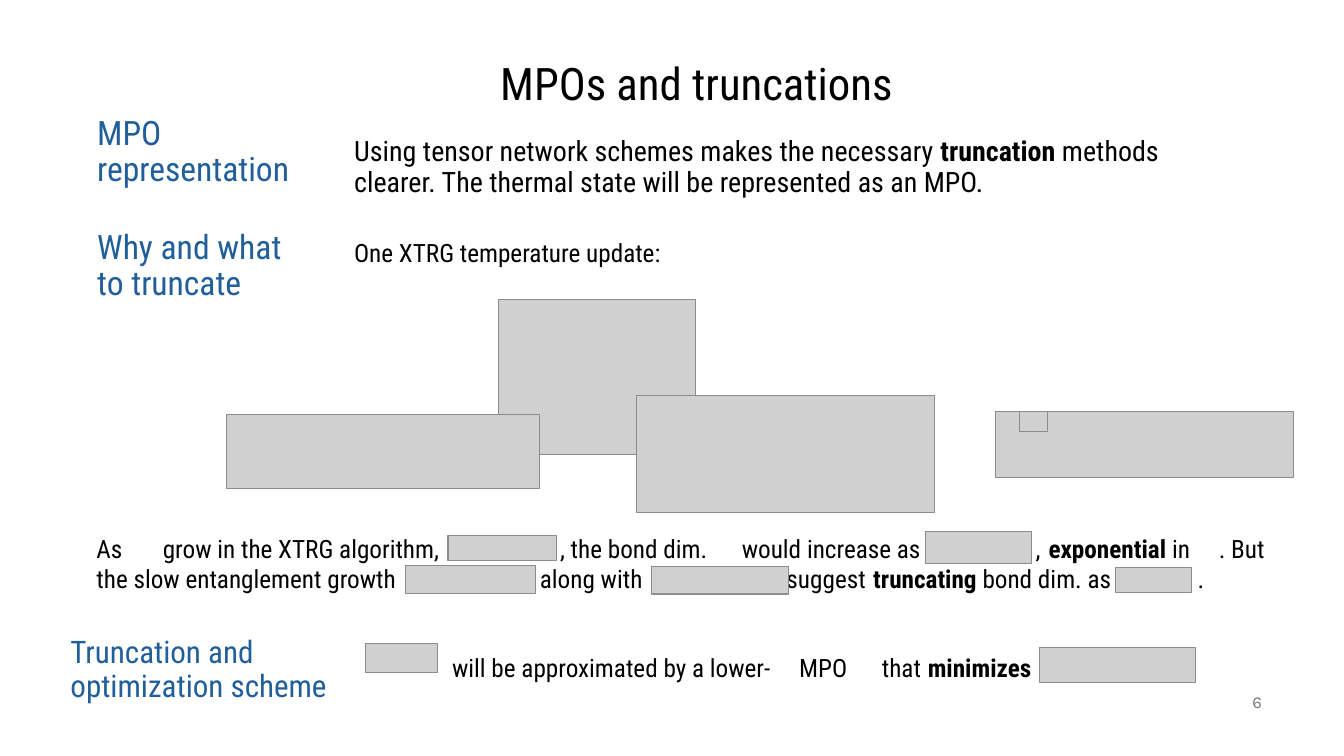
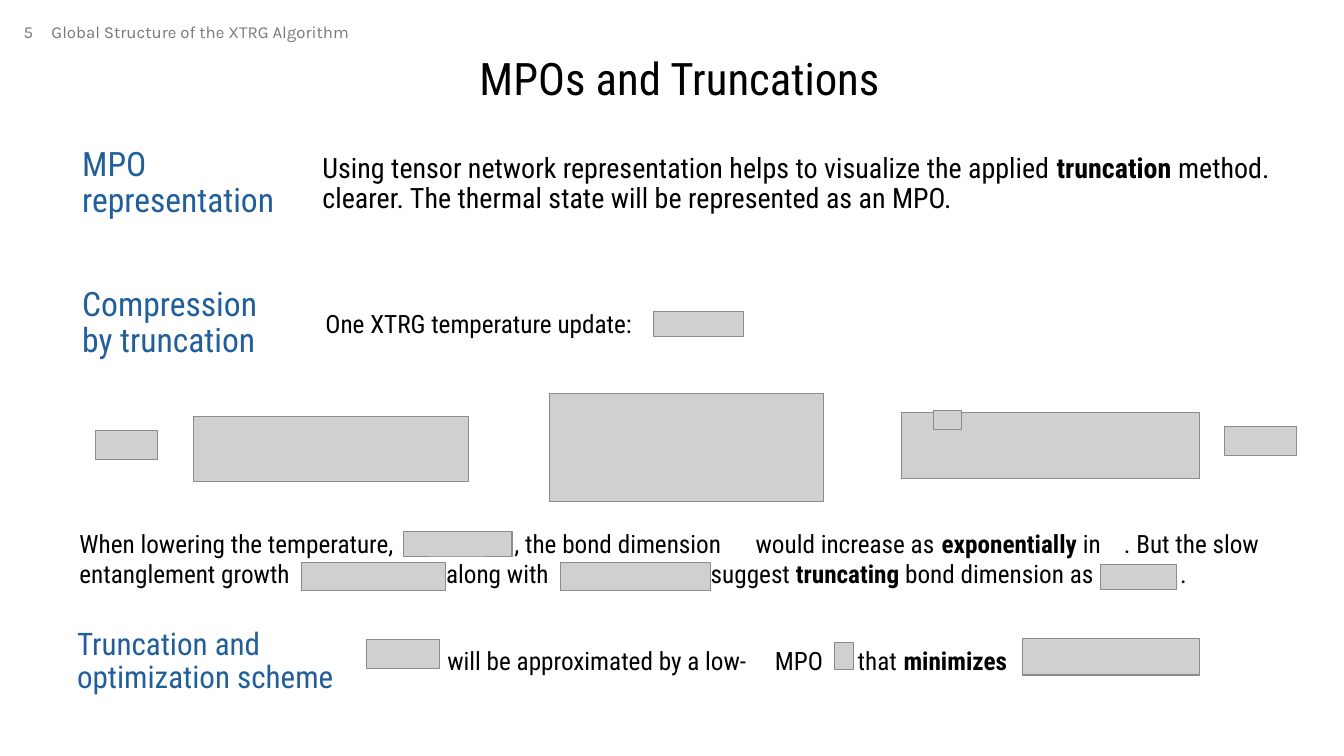
Before and after one commit to MrHighsenberg/XTRG-Algorithm, a slide deck: slide 5 of presentation/Term_Project_XTRG_Presentation.pptx (slide 6 before the commit). Drawn at 1344x756 pixels with LibreOffice and Linux fonts; fonts in the diff are those of the drawing; grey boxes stand for pictures; background and template pictures are left out. Boxes give left, top, right and bottom in pixels: in the first picture for what was removed or moved away, otherwise in the second. Text is boxed around its words. In the diff, an @@ line names an element or a change of style, - is before the commit and + after.

```diff
--- a/presentation/Term_Project_XTRG_Presentation.pptx
+++ b/presentation/Term_Project_XTRG_Presentation.pptx
@@ page number added at (x1=24, y1=27, x2=33, y2=38), 12 pt, text #797979 @@
+5
@@ text added at (x1=51, y1=26, x2=349, y2=42), 12 pt, text #797979 @@
+Global Structure of the XTRG Algorithm
@@ text at (x1=479, y1=61, x2=879, y2=96): text changed @@
-MPOs and truncations
+MPOs and Truncations
@@ text "MPO representation" moved from (x1=97, y1=121, x2=289, y2=188) to (x1=82, y1=152, x2=274, y2=219) @@
@@ text at (x1=322, y1=157, x2=1269, y2=214): text changed @@
-Using tensor network schemes makes the necessary truncation methods clearer. The thermal state will be represented as an MPO.
+Using tensor network representation helps to visualize the applied truncation method. clearer. The thermal state will be represented as an MPO.
@@ text at (x1=82, y1=291, x2=257, y2=359): text changed @@
-Why and what to truncate
+Compression by truncation
@@ picture removed at (x1=498, y1=299, x2=696, y2=455) @@
@@ text "One XTRG temperature update:" moved from (x1=354, y1=243, x2=660, y2=267) to (x1=325, y1=314, x2=632, y2=338) @@
@@ picture added at (x1=654, y1=312, x2=744, y2=337) @@
@@ picture resized from (x1=226, y1=414, x2=539, y2=489) to (x1=194, y1=416, x2=468, y2=482) @@
@@ picture resized from (x1=637, y1=396, x2=936, y2=513) to (x1=549, y1=394, x2=824, y2=502) @@
@@ picture moved from (x1=995, y1=412, x2=1294, y2=479) to (x1=901, y1=412, x2=1200, y2=479) @@
@@ picture moved from (x1=1020, y1=412, x2=1049, y2=432) to (x1=934, y1=410, x2=962, y2=430) @@
@@ picture added at (x1=96, y1=431, x2=157, y2=460) @@
@@ picture added at (x1=1224, y1=426, x2=1297, y2=456) @@
@@ text at (x1=79, y1=534, x2=1259, y2=589): text changed @@
-As grow in the XTRG algorithm, , the bond dim. would increase as , exponential in . But the slow entanglement growth along with suggest truncating bond dim. as .
+When lowering the temperature, , the bond dimension would increase as exponentially in . But the slow entanglement growth along with suggest truncating bond dimension as .
@@ picture moved from (x1=448, y1=536, x2=557, y2=562) to (x1=403, y1=532, x2=512, y2=558) @@
@@ picture removed at (x1=926, y1=531, x2=1031, y2=564) @@
@@ picture added at (x1=302, y1=563, x2=447, y2=591) @@
@@ picture removed at (x1=405, y1=566, x2=535, y2=594) @@
@@ picture added at (x1=561, y1=563, x2=711, y2=591) @@
@@ picture removed at (x1=652, y1=567, x2=789, y2=595) @@
@@ picture moved from (x1=1115, y1=568, x2=1192, y2=593) to (x1=1101, y1=565, x2=1178, y2=590) @@
@@ text "Truncation and optimization scheme" moved from (x1=70, y1=639, x2=327, y2=704) to (x1=77, y1=631, x2=333, y2=695) @@
@@ picture moved from (x1=365, y1=644, x2=438, y2=674) to (x1=367, y1=639, x2=440, y2=668) @@
@@ text at (x1=447, y1=651, x2=1007, y2=676): text changed @@
-will be approximated by a lower- MPO that minimizes
+will be approximated by a low- MPO that minimizes
@@ picture added at (x1=835, y1=643, x2=855, y2=670) @@
@@ picture resized from (x1=1040, y1=647, x2=1196, y2=683) to (x1=1023, y1=638, x2=1200, y2=675) @@
@@ page number removed at (x1=1252, y1=697, x2=1262, y2=708) @@
-6
```
Also in this commit, not shown: 12 other slides changed, 1 slide added, 3 slides removed, 11 other files.
